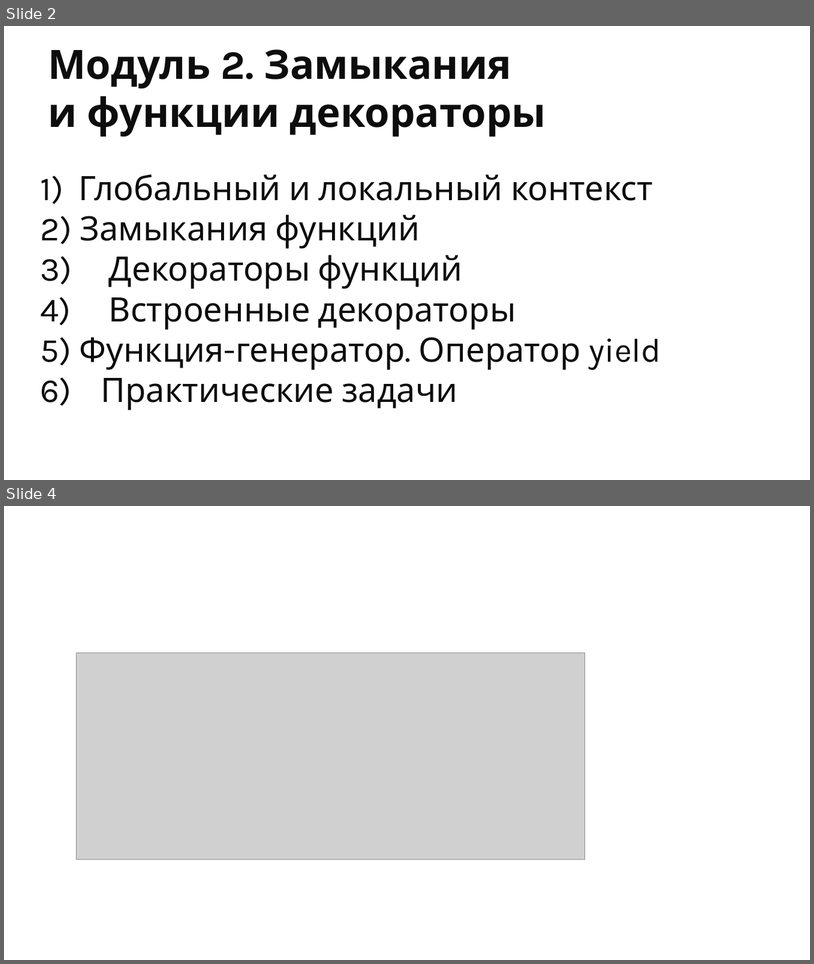
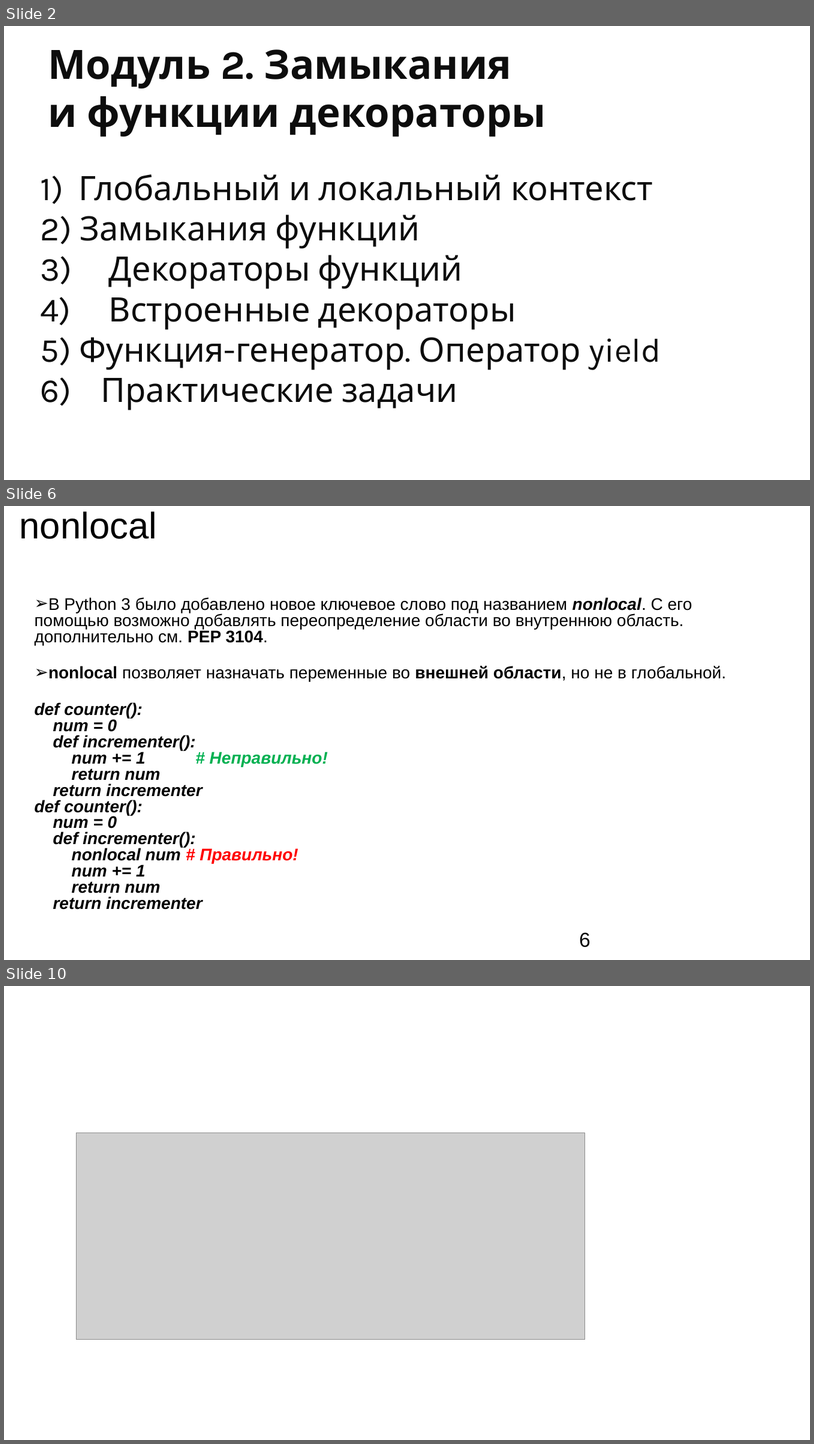
Before and after one commit to ookotukoo/pt-2.1-from-11.11, a slide deck: m2/ppt/2.pptx. Shown one above the other, each under a label of ours: slides 2 and 4 before the commit, slides 2, 6 and 10 after it; the slides between them are not shown. The pictures are 814x964 and 814x1444 pixels, drawn with LibreOffice and Linux fonts; fonts in the diff are those of the drawing; grey boxes stand for pictures; background and template pictures are left out. Boxes give left, top, right and bottom in pixels: in the first picture for what was removed or moved away, otherwise in the second. Text is boxed around its words. In the diff, an @@ line names an element or a change of style, - is before the commit and + after.

```diff
--- a/m2/ppt/2.pptx
+++ b/m2/ppt/2.pptx
@@ slide 6 added at box(4, 506, 810, 960), background #FFFFFF @@
@@ title added at box(20, 511, 157, 539), 44 pt, text #000000 @@
+nonlocal
@@ text added at box(35, 597, 726, 909), 20 pt, text #000000, bold @@
+➢ В Python 3 было добавлено новое ключевое слово под названием nonlocal. С его помощью возможно добавлять переопределение области во внутреннюю область. дополнительно см. PEP 3104.
+➢ nonlocal позволяет назначать переменные во внешней области, но не в глобальной.
+def counter():
+num = 0
+def incrementer():
+num += 1 # Неправильно!
+return num
+return incrementer
+def counter():
+num = 0
+def incrementer():
+nonlocal num # Правильно!
+num += 1
+return num
+return incrementer
@@ page number added at box(579, 932, 591, 947), 24 pt, text #000000 @@
+6
@@ what was slide 4 is now slide 10 @@
```
Also in this commit, not shown: 6 other slides added, 7 other files.
